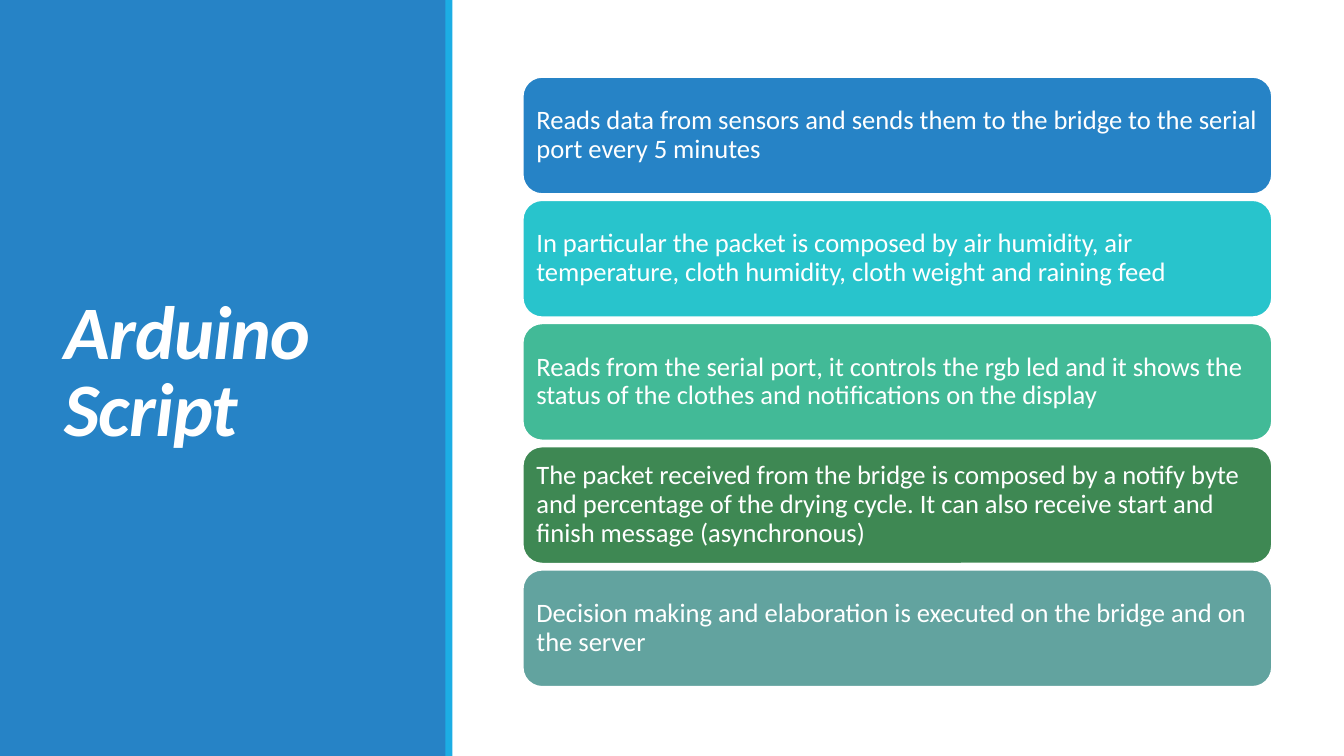
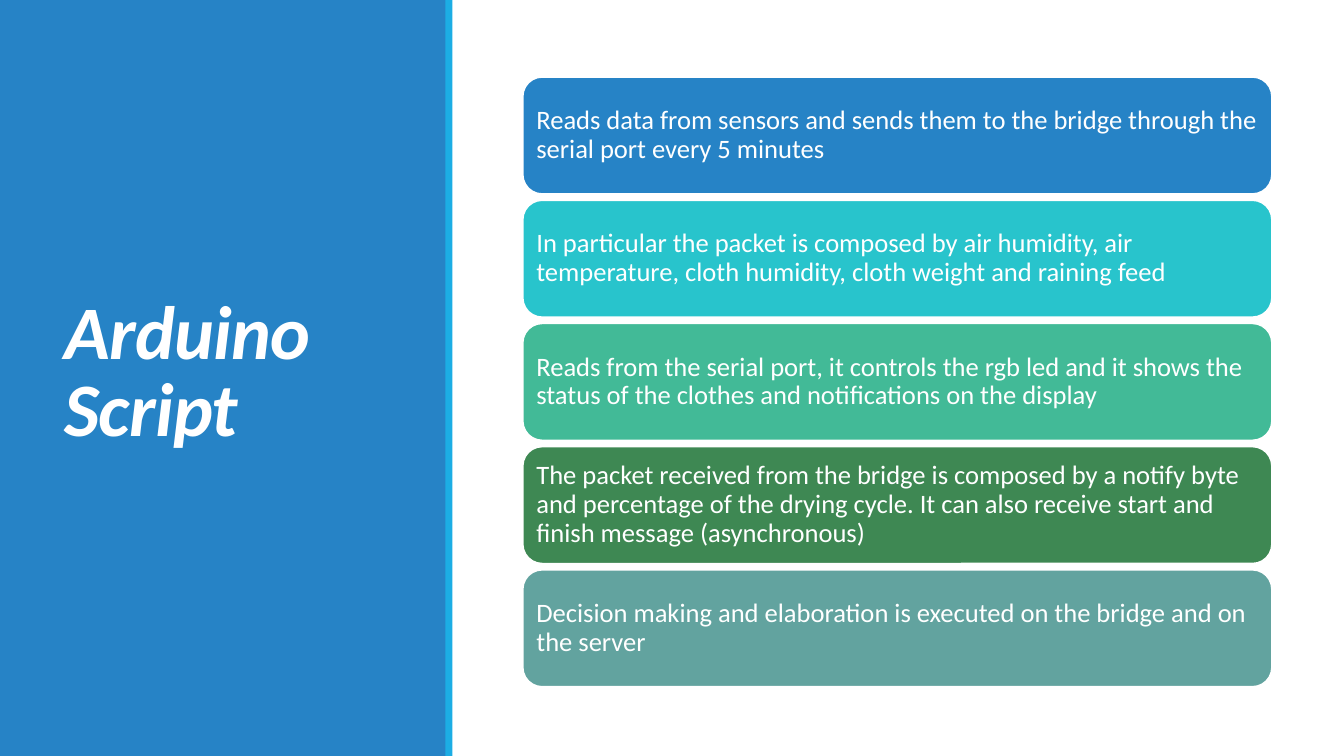
Before and after one commit to sarapeddy/drying-rack-smart, a slide deck: slide 27 of SMART STENDINO.pptx. Drawn at 1344x756 pixels with LibreOffice and Linux fonts; fonts in the diff are those of the drawing. Boxes give left, top, right and bottom in pixels: in the first picture for what was removed or moved away, otherwise in the second. Text is boxed around its words. In the diff, an @@ line names an element or a change of style, - is before the commit and + after.

```diff
--- a/SMART STENDINO.pptx
+++ b/SMART STENDINO.pptx
@@ text at (536, 110, 1256, 163): text changed @@
-Reads data from sensors and sends them to the bridge to the serial port every 5 minutes
+Reads data from sensors and sends them to the bridge through the serial port every 5 minutes
```
Also in this commit, not shown: 5 other slides changed, 1 slide added, 1 slide removed.
